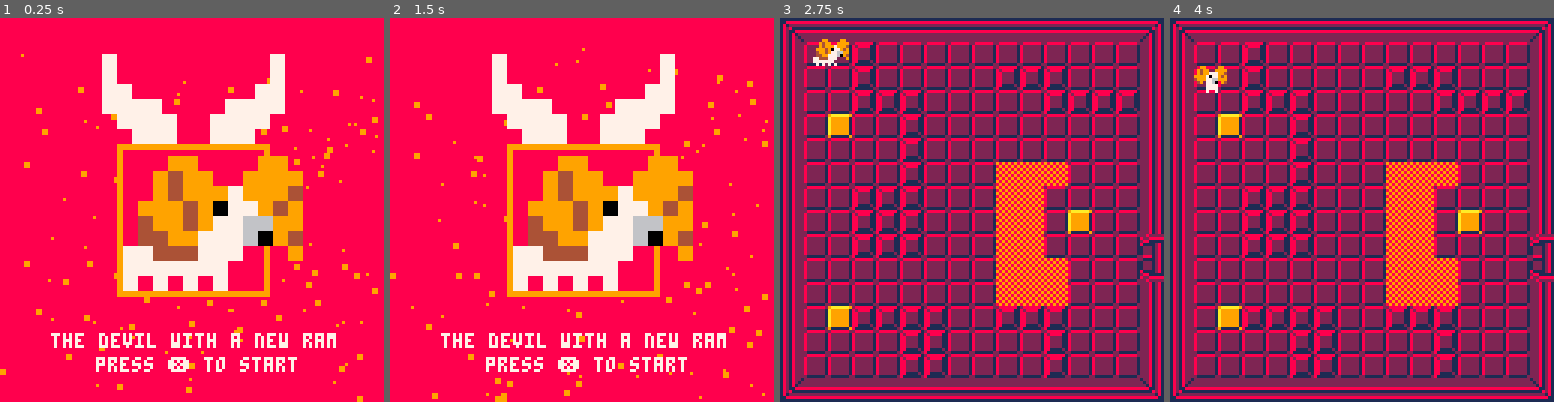
Above: before the commit, frames 1-4 (left to right).
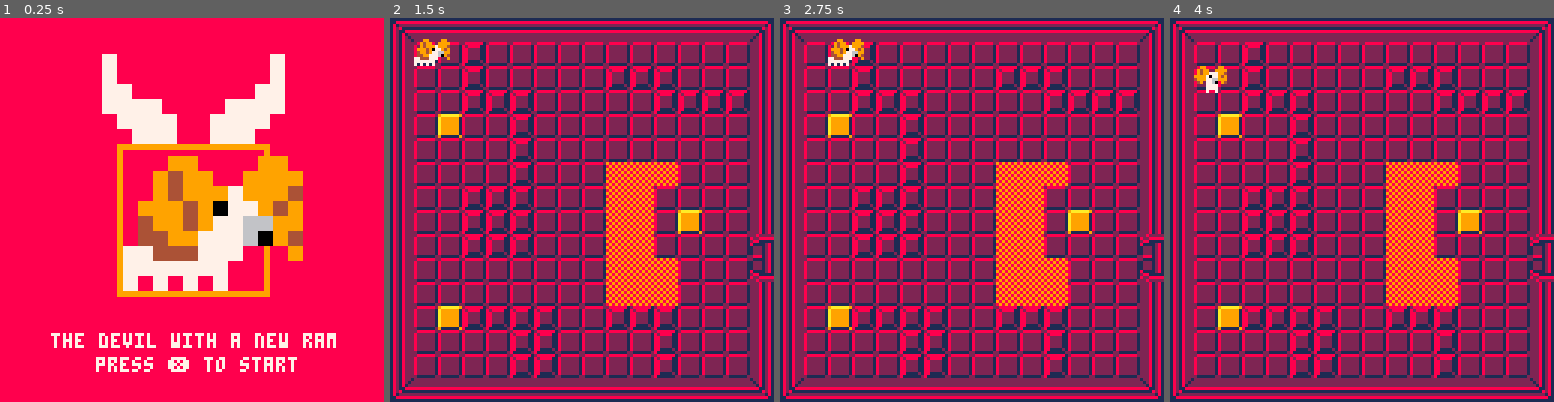
Above: after the commit, the same moments.

Repository: woofers/discord-jam-2
Game: PICO-8 cartridge discord-jam-2.p8
Same seed, same stepped clock (60 frames per second), same inputs: the game is played once before the commit and once after it.
Inputs:
- Up to frame 1 (0.25 s): no input
- Up to frame 2 (1.5 s): tap X (X key) at 0.33, 1.07 s; tap O (Z key) at 0.7 s
- Up to frame 3 (2.75 s): hold Right 1.6-2.1 s; tap O (Z key) at 1.7, 2.1, 2.5 s; tap X (X key) at 1.85 s; hold Up 2.15-2.42 s; hold Right from 2.47 s (still down)
- Up to frame 4 (4 s): tap O (Z key) at 2.9, 3.3, 3.7 s; tap X (X key) at 2.97 s; release Right at 3.03 s; hold Left 3.08-3.58 s; hold Down 3.63-3.97 s

The runs differ from the first frame. In frame 1, 1.4% of the frame differs, in the area x 0-99%, y 9-100%; in frame 2, 80%, in the area x 0-100%, y 0-100%; in frame 3, 0.6%; in frame 4, nothing differs.

Commit message:
Remove visual effects
Removes embers and menu flash effects

Diff:
--- a/discord-jam-2.p8
+++ b/discord-jam-2.p8
@@ -267,61 +267,6 @@
    if (self:min_y() > y + height) return false
    if (self:max_y() < y) return false
    return true
-end
-
-local ember = {}
-make_object(ember, sprite)
-
-function ember:init(x, y, screen)
-   sprite.init(self)
-   self:set_location(x, y)
-   self.screen = screen
-   self.radius = random(0, 2)
-   self.color = 9
-end
-
-function ember:update(dt)
-   sprite.update(dt)
-   local speed = 30
-   local multiplier = random(1, 5)
-   self.y += speed * multiplier * dt
-   if (not screen:is_visible(self.x, self.y, self.radius, self.radius)) then
-      local respawn_zone = random(0, 40)
-      self.y = respawn_zone
-   end
-end
-
-function ember:render(dt)
-   sprite.render(dt)
-   draw_rectangle(self.x, self.y, self.radius, self.radius, self.color)
-end
-
-local embers = {}
-make_object(embers, gameobject)
-
-function embers:init()
-   self.embers = {}
-   local embers_size = 140
-   local max_height = 0
-   local min_height = screen_size - 1
-   local min_width = 0
-   local max_width = screen_size - 1
-
-   for i = 1, embers_size do
-      self.embers[i] = ember(random(min_width, max_width), random(max_height, min_height), screen(0, 0))
-   end
-end
-
-function embers:update(dt)
-   for i = 1, #self.embers do
-      self.embers[i]:update(dt)
-   end
-end
-
-function embers:render(dt)
-   for i = 1, #self.embers do
-      self.embers[i]:render(dt)
-   end
 end
 
 local tile = {}
@@ -871,11 +816,9 @@
 
 function menu:init(states)
    self.game_states = states
-   self.exit_time = 0
 end
 
 function menu:create()
-   self.embers = embers()
    music(0)
 end
 
@@ -883,20 +826,15 @@
 end
 
 function menu:update(dt)
-   self.embers:update(dt)
    if (btn(x_key) and not self.exit) then
-      self.exit = true
-      self.exit_time = 0
       music(-1, 0)
       sfx(22)
-   end
-   if (self.exit) self.exit_time += dt;
+      self.game_states:pop()
+   end
 end
 
 function menu:render(dt)
    bg(8)
-   self:render_flash()
-   self.embers:render(dt)
 
    print("the devil with a new ram", 17, 105, 7)
    print("press ❎ to start", 32, 113, 7)
@@ -910,66 +848,6 @@
    -- draw horns
    sspr(40, 32, 8, 8, 55, 2, 40, 40)
    sspr(40, 32, 8, 8, 34, 2, 40, 40, true)
-end
-
-function menu:render_flash()
-   local delay = 0.08
-   local interval = 0.2
-
-   local frames = 12
-
-   local black = function()
-      for i = 0, 15 do
-         pal(i, 0)
-      end
-   end
-   local out = function()
-      reset_pallet()
-      pal(9, 6)
-      pal(7, 6)
-      pal(4, 6)
-      pal(5, 6)
-      pal(8, 5)
-      pal(0, 5)
-      pal(6, 6)
-   end
-   local dark = function()
-      reset_pallet()
-      pal(9, 5)
-      pal(7, 5)
-      pal(4, 5)
-      pal(5, 5)
-      pal(8, 0)
-      pal(0, 0)
-      pal(6, 5)
-   end
-   local on = function()
-      pal(9, 8)
-      pal(8, 7)
-      pal(7, 8)
-      pal(4, 8)
-      pal(5, 8)
-      pal(0, 7)
-      pal(6, 8)
-   end
-   local off = reset_pallet
-   local pattern = { on, off,
-                     on, off,
-                     on, off,
-                     out, dark,
-                     dark, black,
-                     black }
-
-   for i = 1, #pattern + 1 do
-      if self.exit_time > delay then
-         if i > #pattern then
-            self.game_states:pop()
-         elseif self.exit_time < (interval * i + delay) then
-            pattern[i]()
-            break
-         end
-      end
-   end
 end
 
 local play = {}
